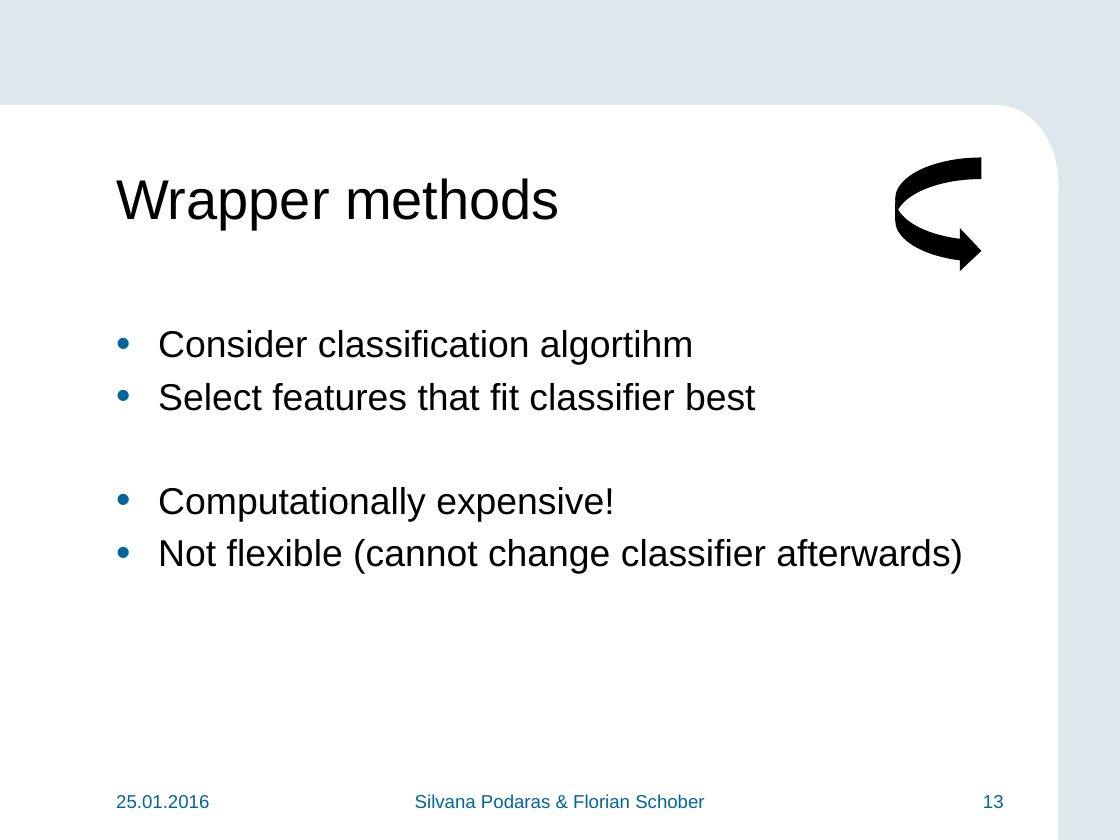
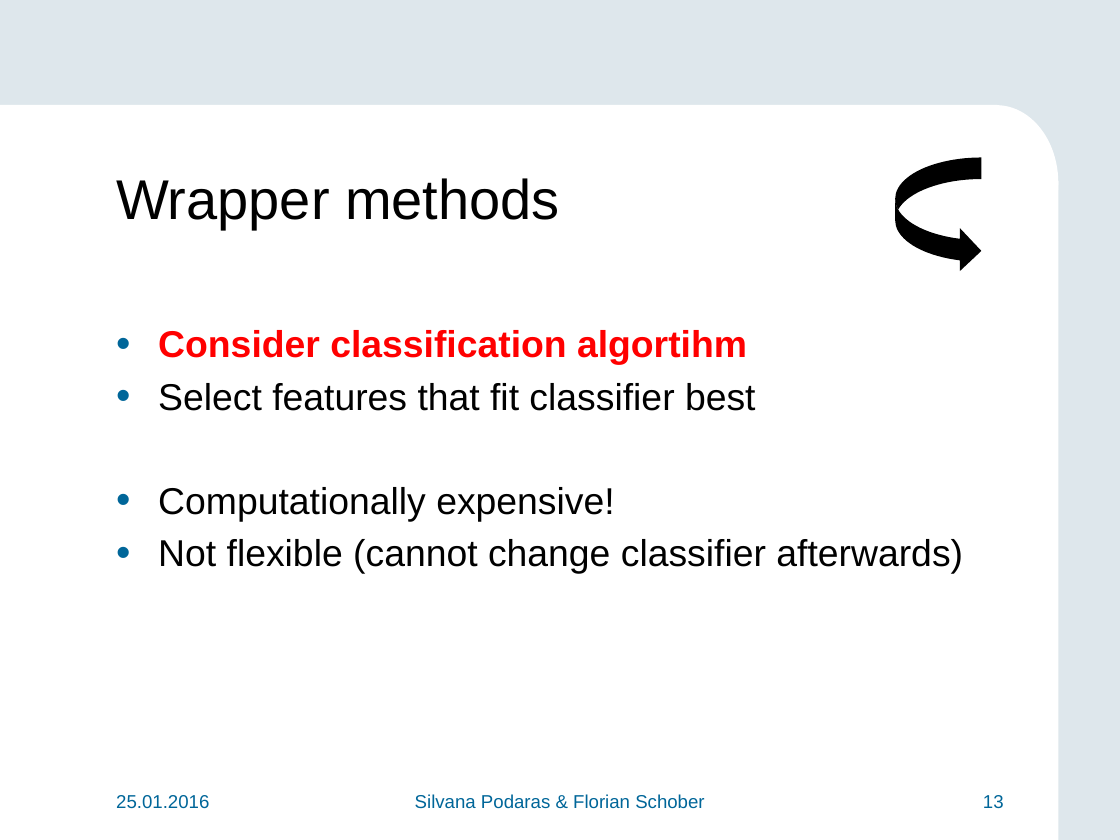
Before and after one commit to teretrus/VisSeminar, a slide deck: slide 13 of presentation/Presentation.pptx. Drawn at 1120x840 pixels with LibreOffice and Linux fonts; fonts in the diff are those of the drawing; background and template pictures are left out. Boxes give left, top, right and bottom in pixels: in the first picture for what was removed or moved away, otherwise in the second. Text is boxed around its words. In the diff, an @@ line names an element or a change of style, - is before the commit and + after.

Commit message:
Diagramm for wrappers, some fixes

```diff
--- a/presentation/Presentation.pptx
+++ b/presentation/Presentation.pptx
@@ text at (x1=158, y1=330, x2=747, y2=365): text colour #000000 to #FF0000, bold on in "Consider classification algortihm" @@
```
Also in this commit, not shown: 7 other slides changed, 3 slides added.
